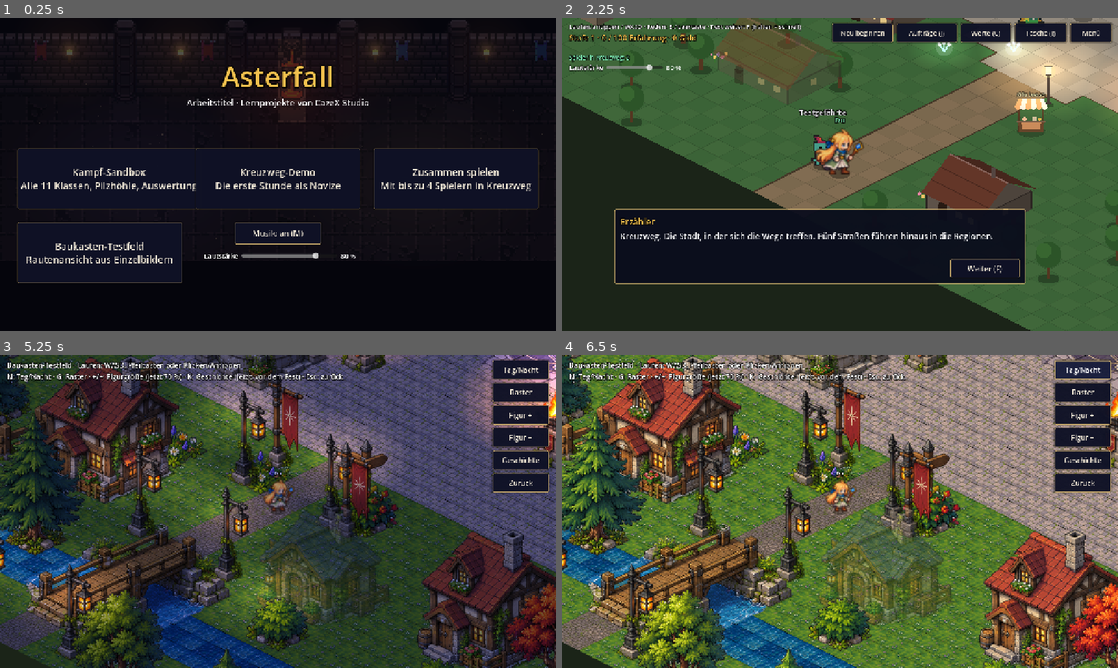
Above: before the commit, frames 1-4 (two rows, left to right).
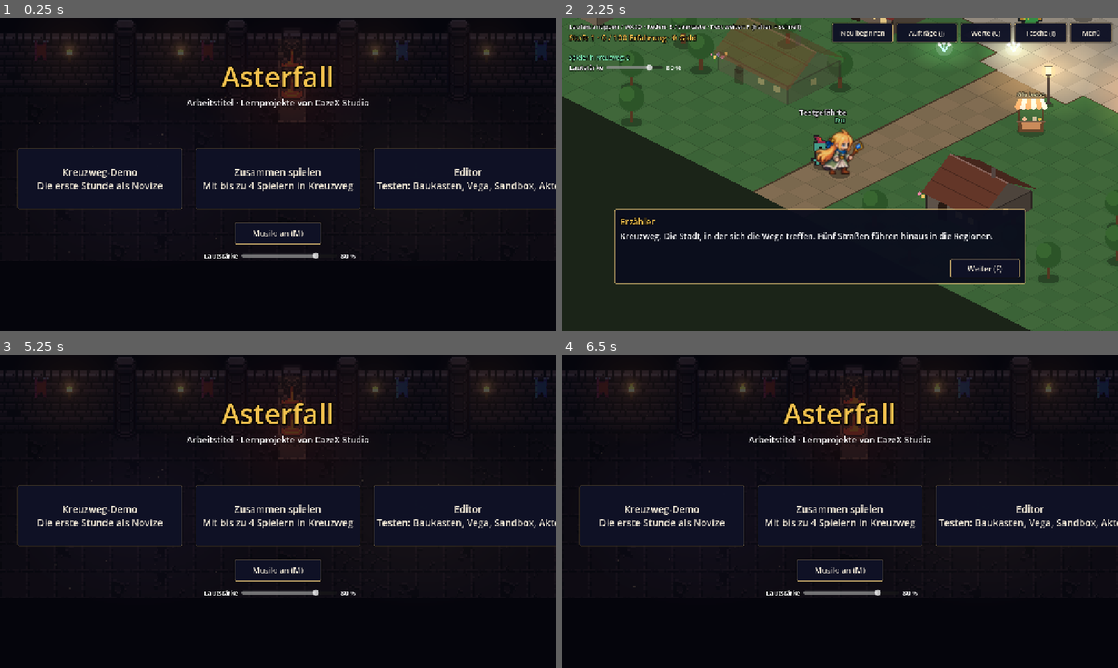
Above: after the commit, the same moments.

Repository: CazeX-studio/MiniKampf
Game: Godot game, scene res://scenes/menu.tscn
The game is run twice, just before and just after one commit, with the same random seed, the same clock (stepped at 60 frames per second) and the same inputs.
Inputs (mouse positions are in pixels of both pictures, inside the frame that each line leads up to):
- Up to frame 1 (0.25 s): no input
- Up to frame 2 (2.25 s): click (673, 177) at 0.5 s, where only the run before the commit has a clickable "Kampf-Sandbox Alle 11 Klassen…"; click "Menü" at 1.25 s; click "Kreuzweg-Demo Die erste Stund…" at 2 s
- Up to frame 3 (5.25 s): click "Menü" at 2.75 s; click "Zusammen spielen Mit bis zu 4…" at 3.5 s; click "Zurück" at 4.25 s; click (100, 589) at 5 s, where only the run before the commit has a clickable "Baukasten-Testfeld Rautenansi…"
- Up to frame 4 (6.5 s): click (1084, 370) at 5.75 s, where only the run before the commit has a clickable "Tag/Nacht"

The runs differ from the first frame. In frame 1, 4.3% of the frame differs, in the area x 3-100%, y 41-85%; in frame 2, less than 0.1%; in frame 3, 84%; in frame 4, 94%, in the area x 0-100%, y 0-100%.

Commit message:
Startmenü mit Editor: Baukasten, Vega-Animationen, Sandbox und Demo ab Akt Kreuzweg oder Grünwacht
Co-Authored-By: Claude Opus 5.5 <noreply@anthropic.com>
Claude-Session: https://claude.ai/code/session_01BHCPNy1F47Z7gZ7RGUu5gt

Diff:
--- /dev/null
+++ b/scenes/editor.tscn
@@ -0,0 +1,6 @@
+[gd_scene load_steps=2 format=3]
+
+[ext_resource type="Script" path="res://scripts/editor.gd" id="1_editor"]
+
+[node name="Editor" type="Control"]
+script = ExtResource("1_editor")
--- /dev/null
+++ b/scenes/vega_test.tscn
@@ -0,0 +1,6 @@
+[gd_scene load_steps=2 format=3]
+
+[ext_resource type="Script" path="res://scripts/kampf/vega_test.gd" id="1_vega_test"]
+
+[node name="VegaTest" type="Node"]
+script = ExtResource("1_vega_test")
--- /dev/null
+++ b/scripts/editor.gd
@@ -0,0 +1,116 @@
+extends Control
+## Editor: Werkzeuge zum schnellen Testen (Baukasten, Vegas Animationen, Kampf-Sandbox) und die Demo ab einem Akt.
+## Die Demo-Tests benutzen einen eigenen Spielstand (spielstand_editor.json), der normale Spielstand bleibt unberührt.
+
+const SCREEN := Vector2(1280, 720)
+const EDITOR_SAVE := "user://spielstand_editor.json"
+## Stand am Ende von Akt 1 (wie im automatischen Durchlauf von Grünwacht)
+const GRUENWACHT_LEVEL := 10
+const GRUENWACHT_XP := 3030
+const GRUENWACHT_GOLD := 190
+
+
+func _ready() -> void:
+	theme = Combat.make_theme()
+	add_child(Backdrop.new())
+	var shade := ColorRect.new()
+	shade.color = Color(0.02, 0.02, 0.05, 0.75)
+	shade.size = SCREEN
+	shade.mouse_filter = Control.MOUSE_FILTER_IGNORE
+	add_child(shade)
+	# Wer aus einem Test zurückkommt, spielt wieder mit dem normalen Spielstand weiter
+	SaveGame.path = SaveGame.DEFAULT_PATH
+	BattleRequest.kampf_id = ""
+	BattleRequest.result = {}
+
+	_label("Editor", 52, Color("f2c14e"), Vector2(0, 40), SCREEN.x)
+	_label("Zum schnellen Ausprobieren", 20, Color.WHITE, Vector2(0, 108), SCREEN.x)
+
+	_label("Werkzeuge", 22, Color("f2c14e"), Vector2(40, 170), 400)
+	_button("Baukasten-Testfeld\nNeue Karte aus Einzelbildern", Vector2(40, 210), func() -> void: _go("res://scenes/baukasten_test.tscn"))
+	_button("Vega-Animationen\nKleiner Testkampf", Vector2(450, 210), func() -> void: _go("res://scenes/vega_test.tscn"))
+	_button("Kampf-Sandbox\nAlle 11 Klassen, Pilzhöhle", Vector2(860, 210), func() -> void: _go("res://scenes/auswahl.tscn"))
+
+	_label("Demo testen (eigener Spielstand, dein normaler bleibt unberührt)", 22, Color("f2c14e"), Vector2(40, 380), 1200)
+	_button("Akt Kreuzweg\nVon vorne als Novize", Vector2(40, 420), _start_kreuzweg)
+	_button("Akt Grünwacht\nAls Bogenschütze", Vector2(450, 420), func() -> void: _start_gruenwacht("archer"))
+	_button("Akt Grünwacht\nAls Monster-Zähmer", Vector2(860, 420), func() -> void: _start_gruenwacht("tamer"))
+
+	var back := Button.new()
+	back.text = "Zurück zum Menü"
+	back.position = Vector2(540, 610)
+	back.size = Vector2(200, 50)
+	back.add_theme_font_size_override("font_size", 18)
+	back.pressed.connect(func() -> void: _go("res://scenes/menu.tscn"))
+	add_child(back)
+
+
+func _unhandled_input(event: InputEvent) -> void:
+	if event is InputEventKey and event.pressed and event.physical_keycode == KEY_ESCAPE:
+		_go("res://scenes/menu.tscn")
+
+
+func _go(scene: String) -> void:
+	get_tree().change_scene_to_file(scene)
+
+
+## Kreuzweg von vorne, mit leerem Editor-Spielstand.
+func _start_kreuzweg() -> void:
+	SaveGame.path = EDITOR_SAVE
+	SaveGame.delete()
+	_go("res://scenes/kreuzweg.tscn")
+
+
+## Grünwacht: Akt 1 gilt als geschafft, Klasse gewählt; der Abschied bei Ye wird durchgespielt,
+## danach steht man auf dem Weg nach Grünwacht.
+func _start_gruenwacht(klasse: String) -> void:
+	SaveGame.path = EDITOR_SAVE
+	SaveGame.delete()
+	var world := WorldState.new()
+	var p := world.add_player("spieler", "Du", "vega", WorldState.start_cell())
+	for id: String in GameData.get_file("auftraege"):
+		if id == "nach_gruenwacht":
+			break
+		p.progress.quests[id] = "abgegeben"
+	p.progress.quests["abreise"] = "aktiv"
+	p.progress.flags["klasse"] = klasse
+	p.progress.flags["klasse_gewaehlt"] = true
+	p.progress.flags["klasse_bestaetigt"] = true
+	# Die Einleitung von Kreuzweg ist schon gesehen
+	p.progress.flags["angekommen"] = true
+	p.progress.level = GRUENWACHT_LEVEL
+	p.progress.xp = GRUENWACHT_XP
+	p.progress.gold = GRUENWACHT_GOLD
+	world.start_dialog(p, "ye_tor")
+	var steps := 0
+	while p.in_dialog() and steps < 50:
+		steps += 1
+		if world.dialog_view(p).antworten.is_empty():
+			world.apply_command("spieler", {type = "dialog_next"})
+		else:
+			world.apply_command("spieler", {type = "dialog_choose", index = 0})
+	SaveGame.save(p)
+	_go("res://scenes/kreuzweg.tscn")
+
+
+func _label(text: String, font_size: int, color: Color, pos: Vector2, width: float) -> void:
+	var label := Label.new()
+	label.text = text
+	label.add_theme_font_size_override("font_size", font_size)
+	label.add_theme_color_override("font_color", color)
+	label.add_theme_color_override("font_outline_color", Color.BLACK)
+	label.add_theme_constant_override("outline_size", 8)
+	label.horizontal_alignment = HORIZONTAL_ALIGNMENT_CENTER if width >= SCREEN.x else HORIZONTAL_ALIGNMENT_LEFT
+	label.size = Vector2(width, font_size + 16)
+	label.position = pos
+	add_child(label)
+
+
+func _button(text: String, pos: Vector2, action: Callable) -> void:
+	var button := Button.new()
+	button.text = text
+	button.position = pos
+	button.size = Vector2(380, 130)
+	button.add_theme_font_size_override("font_size", 22)
+	button.pressed.connect(action)
+	add_child(button)
--- /dev/null
+++ b/scripts/kampf/vega_test.gd
@@ -0,0 +1,96 @@
+extends Node
+## Vega-Animationen (Editor): ein kleiner Testkampf, in dem man jede Animation von Vega per Knopf abspielen kann.
+## Der Kampf selbst läuft nicht weiter (es geht nur ums Anschauen). Zeitlupe hilft, einzelne Bilder zu prüfen.
+
+const ZEITLUPE := 0.3
+
+var _combat: Node
+var _vega: FighterView
+var _enemy: Fighter
+var _slow := false
+var _slow_button: Button
+
+
+func _ready() -> void:
+	BattleRequest.player_look = "vega"
+	BattleRequest.prepare("wild:0", 10, 2, "")
+	# Falls der Kampf doch endet: zurück in den Editor, nichts wird verbucht
+	BattleRequest.return_scene = "res://scenes/editor.tscn"
+	_combat = load("res://scenes/kampf.tscn").instantiate()
+	add_child(_combat)
+	_build_buttons()
+
+
+func _exit_tree() -> void:
+	Engine.time_scale = 1.0
+	BattleRequest.kampf_id = ""
+	BattleRequest.result = {}
+	BattleRequest.player_look = ""
+
+
+## Vega und den Gegner suchen (erst nachdem der Kampfbildschirm aufgebaut ist).
+func _find() -> bool:
+	if _vega != null and is_instance_valid(_vega):
+		return true
+	for f: Fighter in _combat.state.heroes:
+		_vega = _combat.view(f)
+	_enemy = _combat.state.enemies[0]
+	return _vega != null
+
+
+func _build_buttons() -> void:
+	var layer := CanvasLayer.new()
+	layer.layer = 50
+	add_child(layer)
+	var panel := PanelContainer.new()
+	panel.theme = Combat.make_theme()
+	# Rechts am Rand: links stehen die Gegner mit ihren Schildern
+	panel.position = Vector2(1280 - 200, 96)
+	layer.add_child(panel)
+	var box := VBoxContainer.new()
+	box.add_theme_constant_override("separation", 6)
+	panel.add_child(box)
+	var title := Label.new()
+	title.text = "Vega-Animationen"
+	title.add_theme_color_override("font_color", Color("f2c14e"))
+	box.add_child(title)
+	var actions: Array = [
+		["Stehen", func() -> void: _reset()],
+		["Laufen", func() -> void: _vega.play("run", 1.2)],
+		["Getroffen", func() -> void: _vega.hit_react()],
+		["Parade", func() -> void: _vega.parry_pose()],
+		["Angriff", func() -> void: _combat.lunge(_vega.fighter, _enemy, 0.6)],
+		["Fallen", func() -> void: _vega.shown = 0],
+		["Sieg", func() -> void: _vega.cheer()],
+	]
+	for a: Array in actions:
+		var b := _small(a[0])
+		var action: Callable = a[1]
+		b.pressed.connect(func() -> void:
+			if _find():
+				action.call())
+		box.add_child(b)
+	_slow_button = _small("Zeitlupe: aus")
+	_slow_button.pressed.connect(func() -> void:
+		_slow = not _slow
+		Engine.time_scale = ZEITLUPE if _slow else 1.0
+		_slow_button.text = "Zeitlupe: an" if _slow else "Zeitlupe: aus")
+	box.add_child(_slow_button)
+	var back := _small("Zurück zum Editor")
+	back.pressed.connect(func() -> void: get_tree().change_scene_to_file("res://scenes/editor.tscn"))
+	box.add_child(back)
+
+
+## Nach dem Fallen wieder aufstehen und normal stehen.
+func _reset() -> void:
+	_vega.shown = -1
+	_vega._set_anim("idle")
+
+
+func _small(text: String) -> Button:
+	var b := Button.new()
+	b.text = text
+	b.custom_minimum_size = Vector2(170, 36)
+	b.add_theme_font_size_override("font_size", 16)
+	b.focus_mode = Control.FOCUS_NONE
+	return b
--- a/scripts/menu.gd
+++ b/scripts/menu.gd
@@ -1,5 +1,5 @@
 extends Control
-## Startmenü: Auswahl zwischen den Lernprojekten.
+## Startmenü: Demo spielen, zusammen spielen oder Werkzeuge zum Testen (Editor).
 
 const SCREEN := Vector2(1280, 720)
 
@@ -32,17 +32,17 @@
 	sub.position = Vector2(0, 180)
 	add_child(sub)
 
-	_add_button("Kampf-Sandbox\nAlle 11 Klassen, Pilzhöhle, Auswertung", Vector2(40, 300), "res://scenes/auswahl.tscn")
-	_add_button("Kreuzweg-Demo\nDie erste Stunde als Novize", Vector2(450, 300), "res://scenes/kreuzweg.tscn")
-	_add_button("Zusammen spielen\nMit bis zu 4 Spielern in Kreuzweg", Vector2(860, 300), "res://scenes/zusammen.tscn")
-	_add_button("Baukasten-Testfeld\nRautenansicht aus Einzelbildern", Vector2(40, 470), "res://scenes/baukasten_test.tscn")
+	_add_button("Kreuzweg-Demo\nDie erste Stunde als Novize", Vector2(40, 300), "res://scenes/kreuzweg.tscn")
+	_add_button("Zusammen spielen\nMit bis zu 4 Spielern in Kreuzweg", Vector2(450, 300), "res://scenes/zusammen.tscn")
+	_add_button("Editor\nTesten: Baukasten, Vega, Sandbox, Akte", Vector2(860, 300), "res://scenes/editor.tscn")
 
 	# Server ohne Grafik: Godot --headless --path . -- --server
 	if "--server" in OS.get_cmdline_user_args():
 		_start_server.call_deferred()
 	else:
-		# Wer ins Menü zurückkommt (z. B. vom Abspann), spielt wieder allein
+		# Wer ins Menü zurückkommt (z. B. vom Abspann), spielt wieder allein und mit dem normalen Spielstand
 		Netz.stop()
+		SaveGame.path = SaveGame.DEFAULT_PATH
 
 	# Musik an/aus (überall auch mit Taste M)
 	var music := Button.new()
--- a/scripts/welt/baukasten_test.gd
+++ b/scripts/welt/baukasten_test.gd
@@ -300,7 +300,7 @@
 	var buttons: Array = [["Tag/Nacht", func() -> void: _set_night(not _night)],
 			["Raster", func() -> void: _toggle_grid()], ["Figur +", func() -> void: _set_figur(_figur_stufe + 1)],
 			["Figur −", func() -> void: _set_figur(_figur_stufe - 1)], ["Geschichte", func() -> void: set_stufe(_stufe + 1)],
-			["Zurück", _go_menu]]
+			["Editor", _go_menu]]
 	for i in buttons.size():
 		var b := Button.new()
 		b.text = buttons[i][0]
@@ -322,7 +322,7 @@
 func _update_hint() -> void:
 	if _hint != null:
 		_hint.text = ("Baukasten-Testfeld · Laufen: WASD, Pfeiltasten oder Klicken/Antippen\nN: Tag/Nacht · G: Raster · "
-				+ "+/−: Figurgröße (jetzt %d %%) · K: Geschichte (jetzt: %s) · Esc: zurück") % [
+				+ "+/−: Figurgröße (jetzt %d %%) · K: Geschichte (jetzt: %s) · Esc: Editor") % [
 				roundi(FIGUR_GROESSEN[_figur_stufe] * 100.0), STUFEN[_stufe]]
 
 
@@ -361,7 +361,7 @@
 
 
 func _go_menu() -> void:
-	get_tree().change_scene_to_file("res://scenes/menu.tscn")
+	get_tree().change_scene_to_file("res://scenes/editor.tscn")
 
 
 # --- Laufen ---------------------------------------------------------------------
Not shown, added: scripts/editor.gd.uid
Not shown, added: scripts/kampf/vega_test.gd.uid
Not shown, changed: FORTSCHRITT.md
Not shown, changed: README.md
